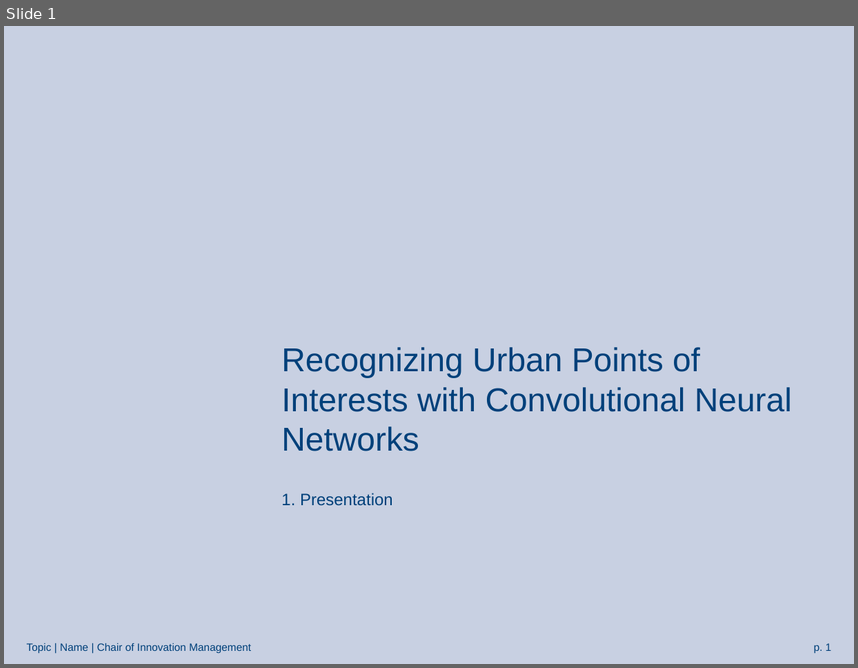
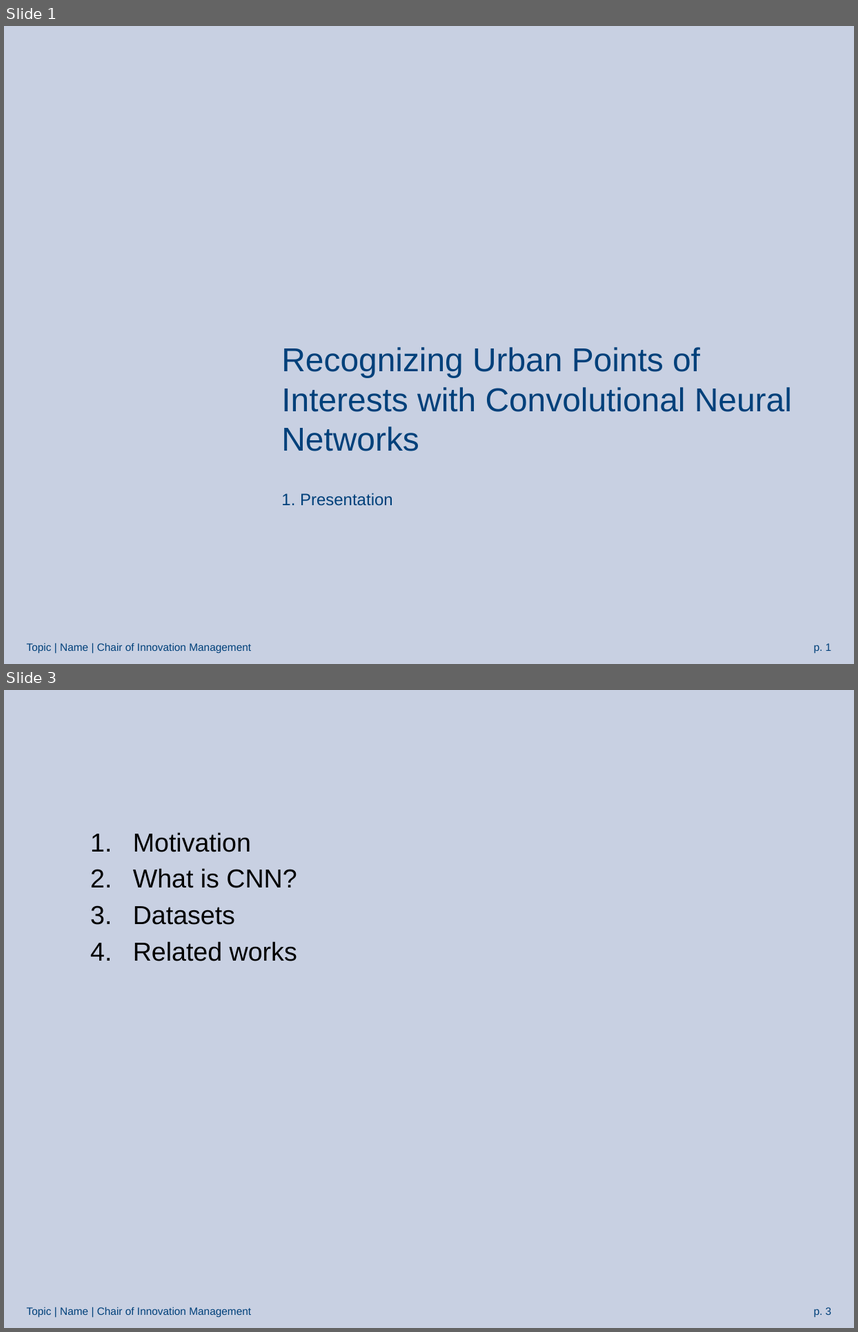
Before and after one commit to azoryk/Master-thesis, a slide deck: 1.Presentation_Master.pptx. Shown one above the other, each under a label of ours: slide 1 before the commit, slides 1 and 3 after it; the slides between them are not shown. The pictures are 858x668 and 858x1332 pixels, drawn with LibreOffice and Linux fonts; fonts in the diff are those of the drawing; background and template pictures are left out. Boxes give left, top, right and bottom in pixels: in the first picture for what was removed or moved away, otherwise in the second. Text is boxed around its words. In the diff, an @@ line names an element or a change of style, - is before the commit and + after.

```diff
--- a/1.Presentation_Master.pptx
+++ b/1.Presentation_Master.pptx
@@ slide 3 added at (x1=4, y1=690, x2=854, y2=1328), background picture (left out); not listed: 2 template elements that a slide beside it also shows @@
@@ text added at (x1=133, y1=832, x2=251, y2=852), 28 pt, text #C8D0E2 @@
+Motivation
@@ text added at (x1=133, y1=868, x2=297, y2=961), 22 pt, text #000000 @@
+1. Motivation
+2. What is CNN?
+3. Datasets
+4. Related works
```
Also in this commit, not shown: 1 slide changed, 2 other slides added.
